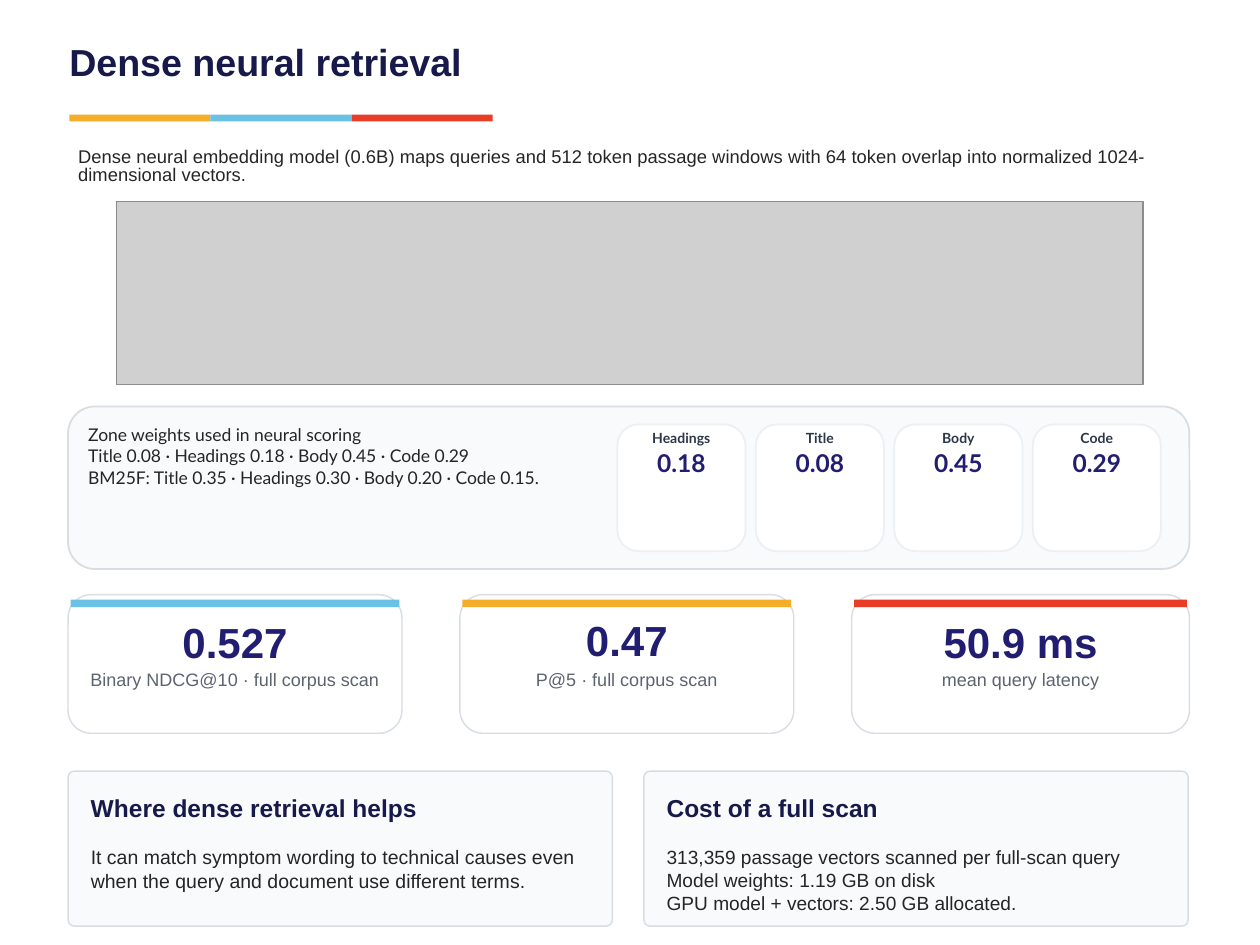
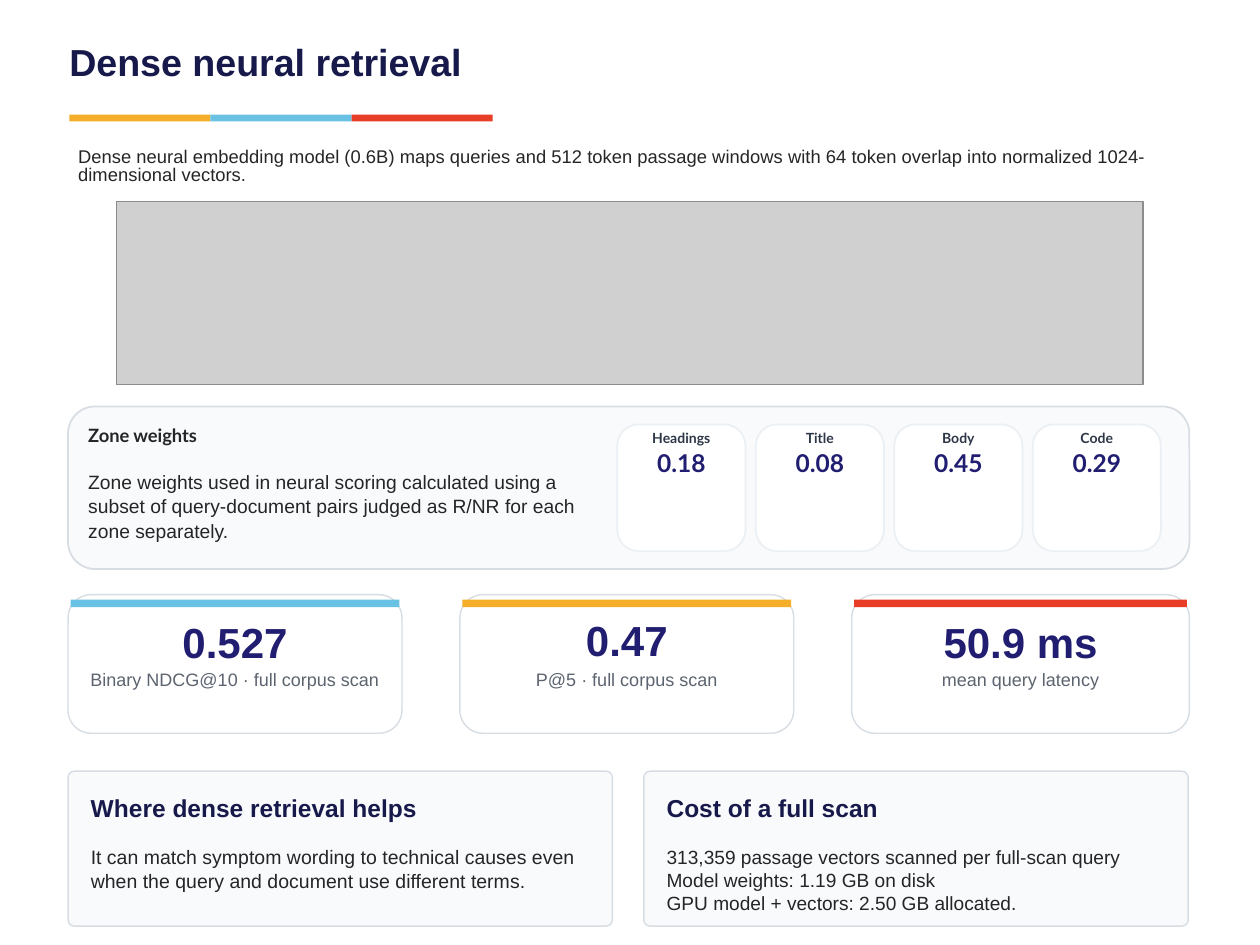
Before and after one commit to vishrutbhushan/ir-benchmark, a slide deck: slide 5 of presentation/Group7_BM25 vs Neural Retrieval on Technical Documents.pptx. Drawn at 1260x945 pixels with LibreOffice and Linux fonts; fonts in the diff are those of the drawing; grey boxes stand for pictures. Boxes give left, top, right and bottom in pixels: in the first picture for what was removed or moved away, otherwise in the second. Text is boxed around its words. In the diff, an @@ line names an element or a change of style, - is before the commit and + after.

```diff
--- a/presentation/Group7_BM25 vs Neural Retrieval on Technical Documents.pptx
+++ b/presentation/Group7_BM25 vs Neural Retrieval on Technical Documents.pptx
@@ text at [88,428,575,542]: text changed; size 10 to 11 pt; font Lato to Arial @@
-Zone weights used in neural scoring
-Title 0.08 · Headings 0.18 · Body 0.45 · Code 0.29
-BM25F: Title 0.35 · Headings 0.30 · Body 0.20 · Code 0.15.
+Zone weights
+Zone weights used in neural scoring calculated using a subset of query-document pairs judged as R/NR for each zone separately.
```
Also in this commit, not shown: 3 other slides changed, 1 other file.
